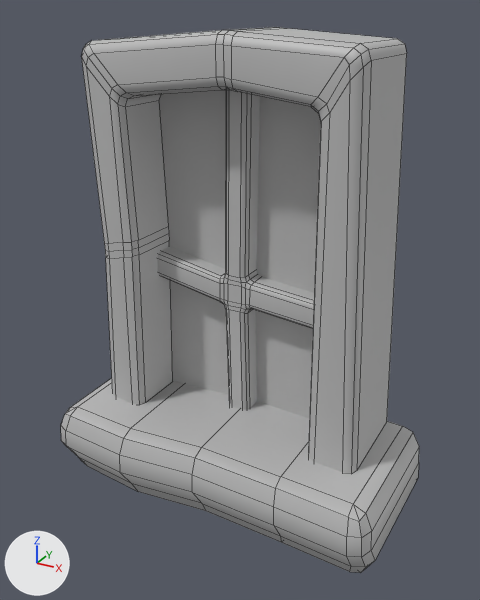
Renders of the FBX model Assets/model/fenetre_b.fbx from each side of a commit.
One viewpoint serves both versions: a 50 mm camera at (0.0176, -0.036, 0.0285) aimed at (0.0004, -0.0048, 0.0129). Arrows for +X, +Y and +Z are at lower left; the lights stay in place. Mesh edges are drawn as thin lines. Where no turn or scale is listed for an object, it has been applied to the vertices.

Objects in the first picture: 'fenetre_02'.
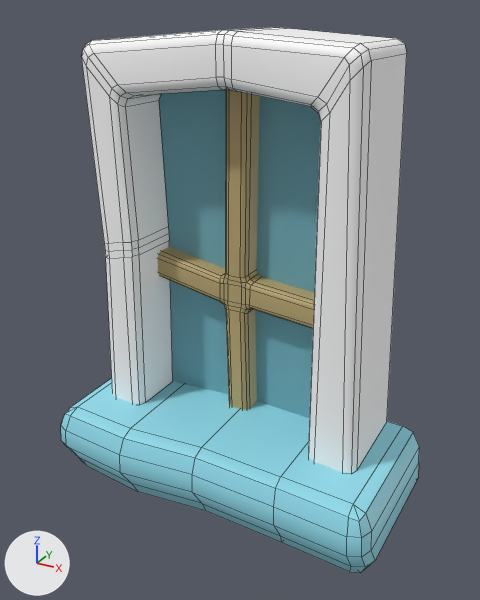
The change, as JSON lines over the scene's bpy script:
```json
{"op": "add", "block": "mat_lambert4", "code": ["mat_lambert4 = principled_material('lambert4')", "mat_lambert4.base_color = (1.0, 1.0, 1.0)  # white #ffffff"]}
{"op": "add", "block": "mat_lambert5", "code": ["mat_lambert5 = principled_material('lambert5')", "mat_lambert5.base_color = (0.296, 0.738, 0.871)  # cyan #94dff0"]}
{"op": "add", "block": "mat_lambert2", "code": ["mat_lambert2 = principled_material('lambert2')", "mat_lambert2.base_color = (0.17, 0.424, 0.5)  # cyan #73aebc"]}
{"op": "add", "block": "mat_lambert3", "code": ["mat_lambert3 = principled_material('lambert3')", "mat_lambert3.base_color = (0.5, 0.386, 0.17)  # yellow #bca773"]}
{"block": "me_mesh", "where": "me_mesh.from_pydata(...)  # 279 vertices, 225 faces; spans x -0.0109..0.0109, y -0.0098..0.0001, z -0.0007..0.0275"}
{"block": "me_mesh", "where": "# used by ob_fenetre_02; location = (0.0, 0.0, 0.0)"}
{"block": "me_mesh", "change": "me_mesh part 1: all 65 faces centred in x -0.0049..0.0036, y -0.0038..-0.0027, z 0.0076..0.0197 switch from mat_lambert1 (grey #bcbcbc) to mat_lambert3 (yellow #bca773)"}
{"block": "me_mesh", "change": "me_mesh part 2: all 68 faces centred in x -0.0108..0.0107, y -0.0097..-0.004, z -0.0005..0.0046 switch from mat_lambert1 (grey #bcbcbc) to mat_lambert5 (cyan #94dff0)"}
{"block": "me_mesh", "change": "me_mesh part 3: all 35 faces centred in x 0.0001..0.0075, y -0.0063..-0.0028, z 0.0237..0.0275 switch from mat_lambert1 (grey #bcbcbc) to mat_lambert4 (white #ffffff)"}
{"block": "me_mesh", "change": "me_mesh part 4: all 28 faces centred in x -0.0089..-0.003, y -0.0063..-0.0028, z 0.0196..0.0272 switch from mat_lambert1 (grey #bcbcbc) to mat_lambert4 (white #ffffff)"}
{"block": "me_mesh", "change": "me_mesh part 5: all 14 faces centred in x -0.0085..-0.0061, y -0.0063..-0.0028, z 0.0145..0.0155 switch from mat_lambert1 (grey #bcbcbc) to mat_lambert4 (white #ffffff)"}
{"block": "me_mesh", "change": "me_mesh part 6: all 7 faces centred in x -0.0087..-0.0062, y -0.0063..-0.0028, z 0.0093..0.0095 switch from mat_lambert1 (grey #bcbcbc) to mat_lambert4 (white #ffffff)"}
{"block": "me_mesh", "change": "me_mesh part 7: all 7 faces centred in x 0.0054..0.008, y -0.0063..-0.0028, z 0.0138..0.0153 switch from mat_lambert1 (grey #bcbcbc) to mat_lambert4 (white #ffffff)"}
{"block": "me_mesh", "change": "me_mesh part 8: the 1 face centred in x -0.0006, y -0.0024, z 0.0146 switches from mat_lambert1 (grey #bcbcbc) to mat_lambert2 (cyan #73aebc)"}
{"op": "add", "block": "me_mesh", "code": "me_mesh.materials.append(mat_lambert2)  # cyan #73aebc"}
```

Boxes [x1, y1, x2, y2] around the edits, measured in the pictures (480 x 600 px):
```json
{"part": 1, "of": "me_mesh", "change": "recoloured", "before": [158, 90, 314, 410], "after": [158, 90, 314, 410], "on screen": "grey to yellow"}
{"part": 2, "of": "me_mesh", "change": "recoloured", "before": [61, 378, 419, 573], "after": [61, 378, 419, 573], "on screen": "grey to cyan"}
{"part": 3, "of": "me_mesh", "change": "recoloured", "before": [215, 27, 407, 123], "after": [215, 27, 407, 123], "on screen": "grey to white"}
{"part": 4, "of": "me_mesh", "change": "recoloured", "before": [82, 30, 222, 244], "after": [82, 30, 222, 244]}
{"part": 5, "of": "me_mesh", "change": "recoloured", "before": [104, 227, 169, 259], "after": [104, 227, 169, 259]}
{"part": 6, "of": "me_mesh", "change": "recoloured", "before": [106, 240, 173, 404], "after": [106, 240, 173, 404]}
{"part": 7, "of": "me_mesh", "change": "recoloured", "before": [308, 53, 407, 473], "after": [308, 53, 407, 473]}
{"part": 8, "of": "me_mesh", "change": "recoloured", "before": [159, 90, 321, 418], "after": [159, 90, 321, 418], "on screen": "grey to cyan"}
```
